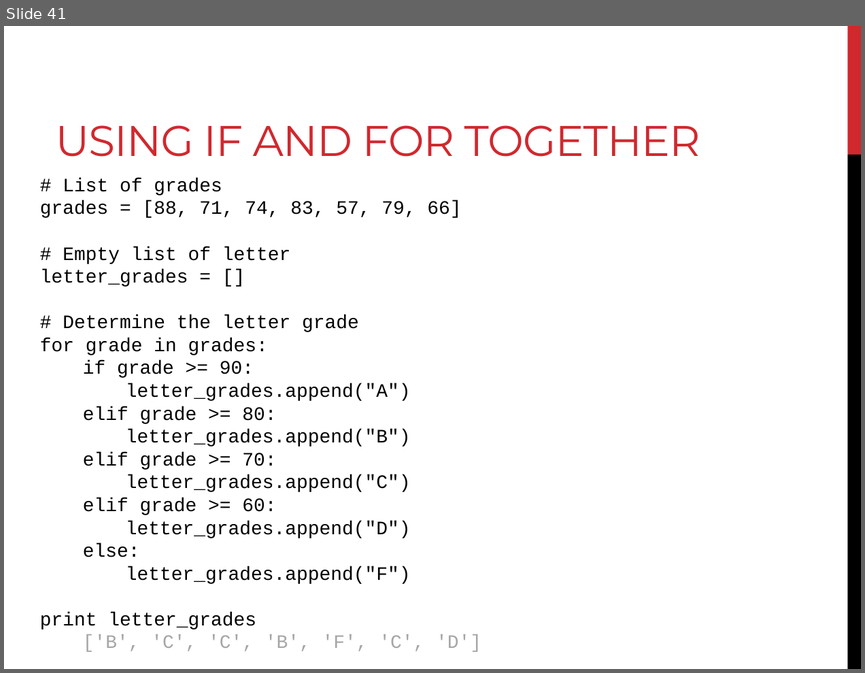
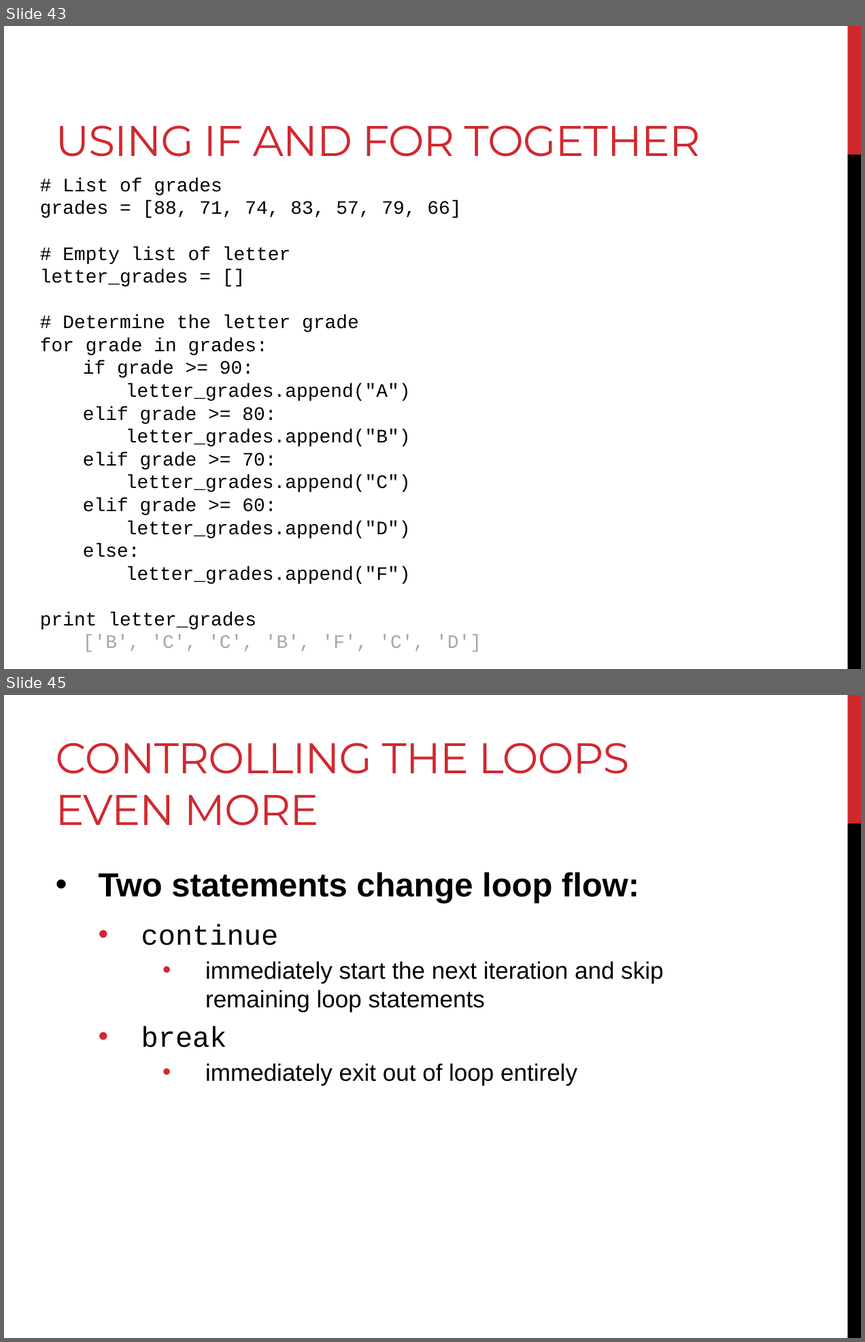
Before and after one commit to BjornFJohansson/ccbb_bigdata2015_python, a slide deck: slides/day2_slides.pptx. Shown one above the other, each under a label of ours: slide 41 before the commit, slides 43 and 45 after it; the slides between them are not shown. The pictures are 865x673 and 865x1342 pixels, drawn with LibreOffice and Linux fonts; fonts in the diff are those of the drawing. Boxes give left, top, right and bottom in pixels: in the first picture for what was removed or moved away, otherwise in the second. Text is boxed around its words. In the diff, an @@ line names an element or a change of style, - is before the commit and + after.

Commit message:
break, continue

```diff
--- a/slides/day2_slides.pptx
+++ b/slides/day2_slides.pptx
@@ slide 45 added at (4, 695, 861, 1338), background #FFFFFF; not listed: 2 template elements that a slide beside it also shows @@
@@ title added at (56, 743, 630, 826), 36 pt, text #D1282E @@
+CONTROLLING THE LOOPS EVEN MORE
@@ text added at (99, 872, 663, 1085), 20 pt, text #000000 @@
+• Two statements change loop flow:
+  • continue
+    • immediately start the next iteration and skip remaining loop statements
+  • break
+    • immediately exit out of loop entirely
@@ what was slide 41 is now slide 43 @@
```
Also in this commit, not shown: 7 other slides added.
